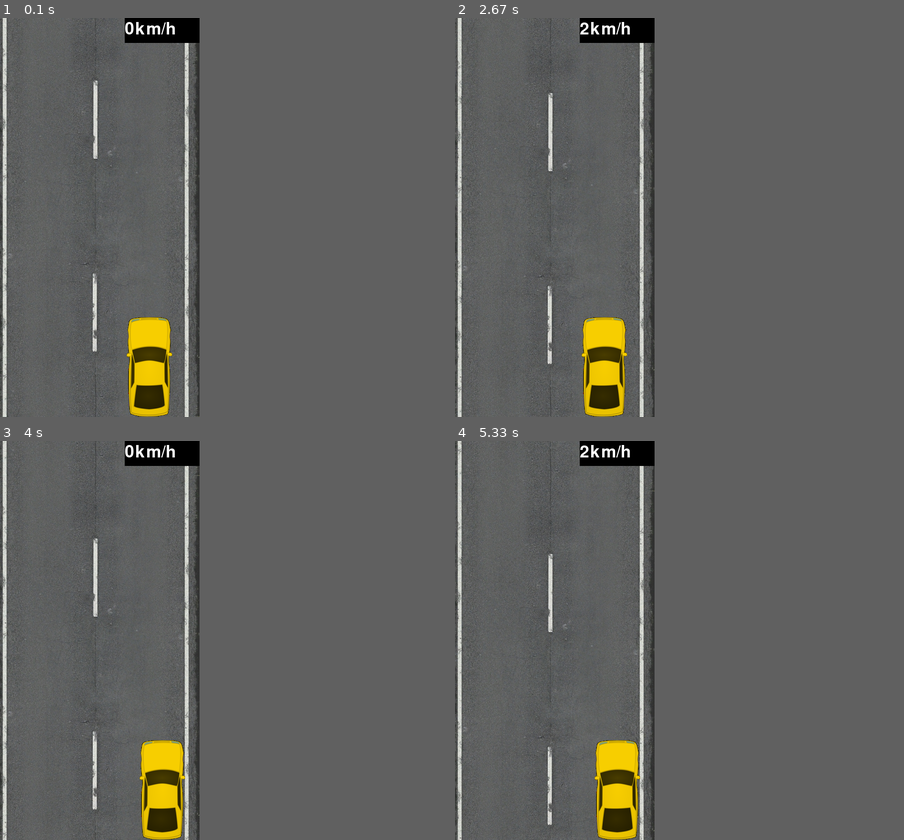
Above: before the commit, frames 1-4 (two rows, left to right).
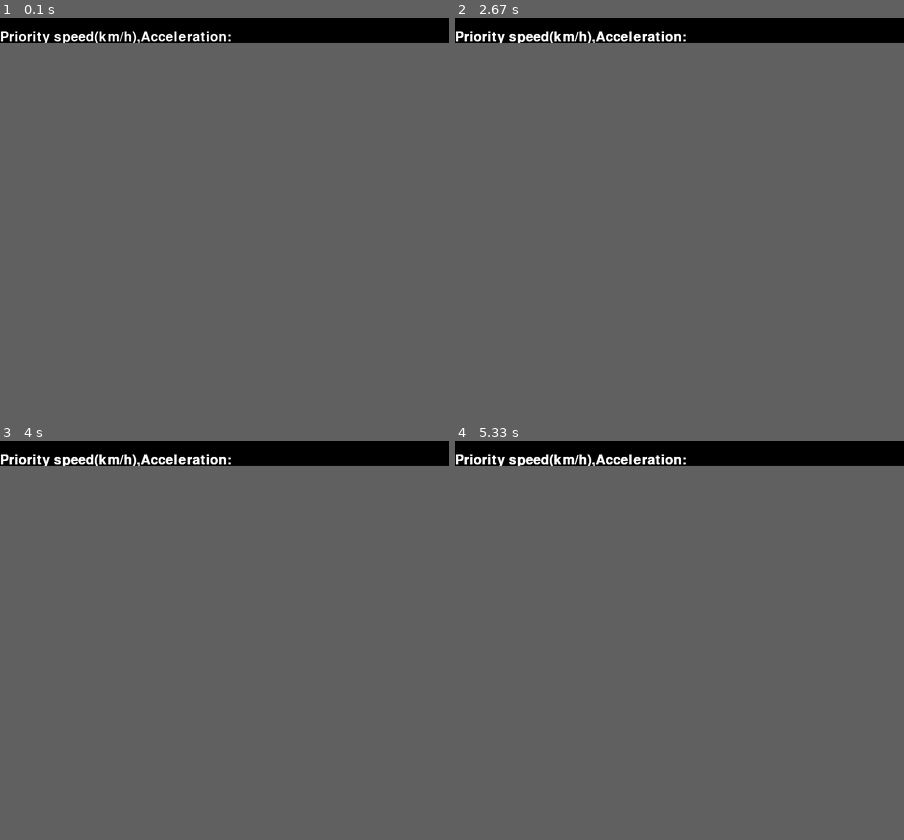
Above: after the commit, the same moments.

Repository: iashihmin/Project
Game: pygame game, started from Practice/8.py
Same seed, same stepped clock (60 frames per second), same inputs: the game is played once before the commit and once after it.
Inputs:
- Up to frame 1 (0.1 s): no input
- Up to frame 2 (2.67 s): tap Enter at 0.33 s; hold Up from 2.23 s (still down)
- Up to frame 3 (4 s): release Up at 2.7 s; hold Right 2.73-3.37 s; hold Down 3.4-3.77 s
- Up to frame 4 (5.33 s): hold Up 4.8-5.1 s
The window is 400x800 before the commit and 900x50 after it. Grey fills any space a smaller window leaves; there, only what the larger window draws over its background counts as a difference.

The runs differ from the first frame. In frame 1, 7.7% of the frame differs, in the area x 0-52%, y 0-100%; in frame 2, 7.7%; in frame 3, 7.7%; in frame 4, 7.8%.

Commit message:
«Reload»

Diff:
--- a/Practice/8.py
+++ b/Practice/8.py
@@ -1,15 +1,53 @@
 import pygame
+from pygame.locals import *
 from colors import *
 
 class Block(pygame.sprite.Sprite):
     def __init__(self, filename):
         super().__init__()
         self.image = pygame.image.load(filename).convert()
-        self.image.set_colorkey(BLACK)
+        self.image.set_colorkey(CAR)
         self.rect = self.image.get_rect()
 
 pygame.init()
 pygame.font.init()
+
+
+''' input_priority_speed '''
+def key():
+    while 1:
+        event = pygame.event.poll()
+        if event.type == KEYDOWN:
+            return event.key
+        else:
+            pass
+
+def draw(screen, speed):
+    font = pygame.font.Font(None,40)
+    screen.blit(font.render(speed, 1, WHITE),(0, (screen.get_height()/2)))
+    pygame.display.flip()
+
+def spd(screen, speed):
+    mas_of_digits = []
+    draw(screen, speed + ": " )
+    while 1:
+        inkey = key()
+        if inkey == K_RETURN:
+            if len(mas_of_digits)!=0:
+                break
+        elif inkey <= 57 and inkey >= 48 or inkey == 44:
+            mas_of_digits.append(chr(inkey))
+        answer = ''.join(map(str, mas_of_digits))
+        draw(screen, speed + ': ' + answer)
+    return mas_of_digits
+screen = pygame.display.set_mode((900,50))
+mas = (''.join(map(str, spd(screen, 'Priority speed(km/h),Acceleration')))).split(',')
+priority = int(mas[0])
+
+acceleration = (int(mas[1])-25)/1000
+#print(acceleration)
+''' --- '''
+
 
 inf_spd = pygame.font.Font(None, 50)
 
@@ -18,22 +56,28 @@
 screen_width, screen_height = background_size
 screen = pygame.display.set_mode([screen_width, screen_height])
 
-info = pygame.Surface( (150, 50 ))
+#info = pygame.Surface( (150, 50 ))
 
+''' player '''
 x_speed = 0
-
 speed = [0, 0, 0]
-
-x_coord = 200
-y_coord = 600
-
+x_coord = 225
+y_coord = 580
 x = 0
 y = 0
 y1 = -screen_height
+''' --- '''
+''' bot '''
+by_spd = 0
+bx_crd = 225
+by_crd = 300
+''' --- '''
 
 sprites = pygame.sprite.Group()
 player = Block('car.png')
+#bot = Block('car2.png')
 sprites.add(player)
+#sprites.add(bot)
 
 done = True
 
@@ -52,22 +96,24 @@
                 speed.append(speed[-1]-1)
                 y_speed = speed[-1]
                 del speed[0]
-                print(speed)
+
             elif event.key == pygame.K_DOWN:
                 speed.append(speed[-1]+1)
                 del speed[0]
 
             elif event.key == pygame.K_LEFT:
                 if speed[-1] != 0:
-                    if x_coord > -36:
-                        if speed[-1] < 50:
+                    if x_coord > 10:
+                        if speed[-1] > -50:
                             x_speed = -2
+
                         else:
                             x_speed = 100/speed[-1]
+
             elif event.key == pygame.K_RIGHT:
                 if speed[-1] != 0:
-                    if x_coord < 225:
-                        if speed[-1] < 50:
+                    if x_coord < 275:
+                        if speed[-1] > -50:
                             x_speed = 2
                         else:
                             x_speed = - 100/speed[-1]
@@ -81,27 +127,36 @@
     if speed[-1] > 0:
         speed[-1] = 0
 
+    if -speed[-1]*2 < priority:
+        speed[-1] = speed[-1] - acceleration
+        #print(speed[-1])
+
     y1 -= speed[-1]
     y -= speed[-1]
 
-    info.fill(BLACK)
+    #info.fill(BLACK)
 
     screen.blit(background, (x,y))
     screen.blit(background, (x,y1))
-    screen.blit(info, (250,0) )
-    screen.blit(inf_spd.render(str(-speed[2]*2) + 'km/h', 1, WHITE), (250,5) )
+    #screen.blit(info, (250,0) )
+    screen.blit(inf_spd.render(str(int(-speed[-1]*2)) + 'km/h', 1, WHITE), (200,5) )
 
     if y > screen_height:
         y = - screen_height
     if y1 > screen_height:
         y1 = - screen_height
 
+    by_crd -= speed[-1]
+
     player.rect.x = x_coord
     player.rect.y = y_coord
 
+    #bot.rect.x = bx_crd
+    #bot.rect.y = by_crd
+
     x_coord += x_speed
 
-    if x_coord > 225 or x_coord < -36:
+    if x_coord > 275 or x_coord < 10:
         x_speed = 0
 
 
